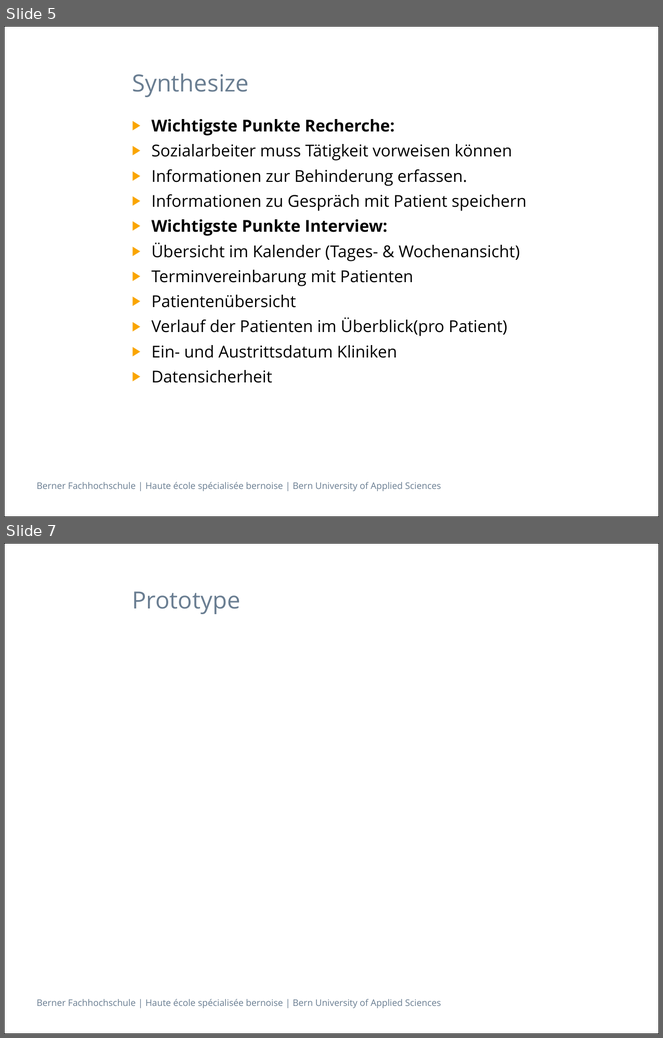
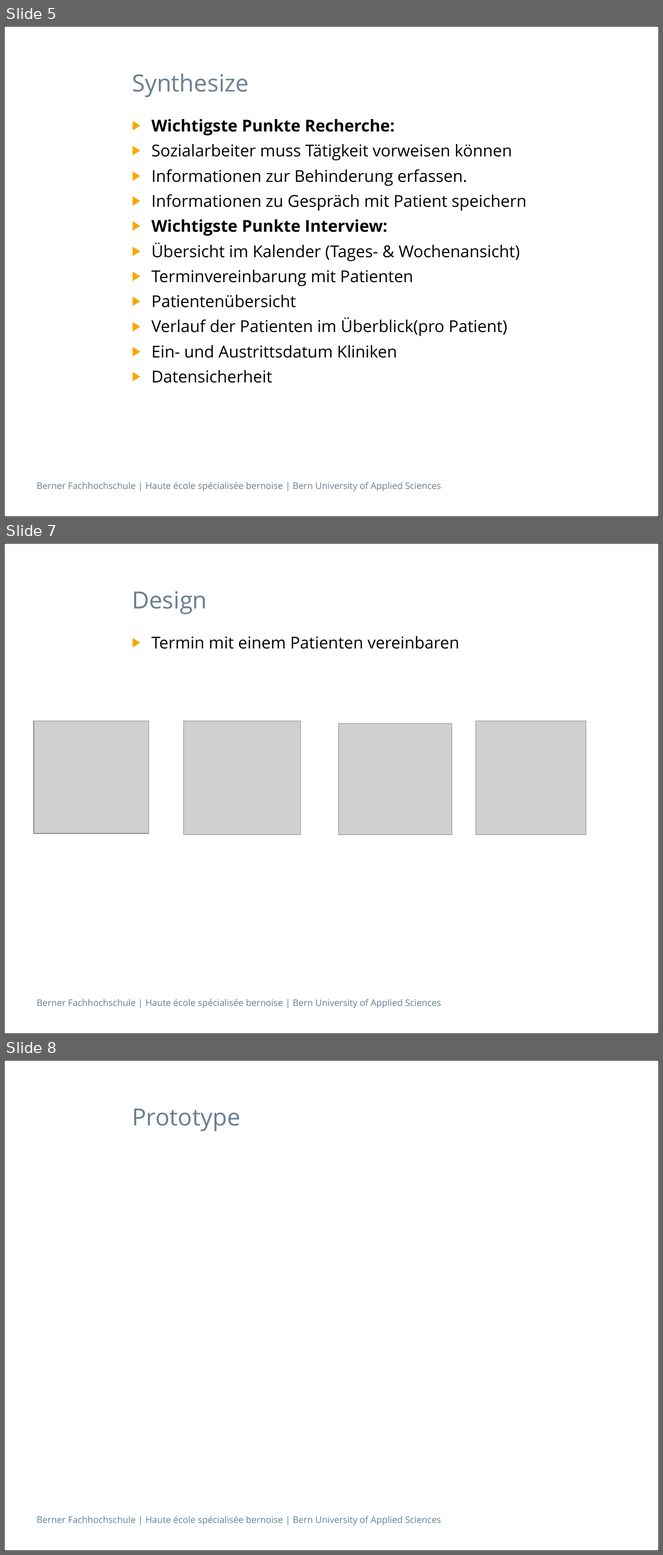
Before and after one commit to isels1/ch.bfh.btx8081.w2015.blue, a slide deck: doc/Task03/Task3.pptx. Shown one above the other, each under a label of ours: slides 5 and 7 before the commit, slides 5, 7 and 8 after it; the slides between them are not shown. The pictures are 663x1038 and 663x1555 pixels, drawn with LibreOffice and Linux fonts; fonts in the diff are those of the drawing; grey boxes stand for pictures. Boxes give left, top, right and bottom in pixels: in the first picture for what was removed or moved away, otherwise in the second. Text is boxed around its words. In the diff, an @@ line names an element or a change of style, - is before the commit and + after.

```diff
--- a/doc/Task03/Task3.pptx
+++ b/doc/Task03/Task3.pptx
@@ slide 7 added at (4,543,659,1034), background #FFFFFF; not listed: 2 template elements that a slide beside it also shows @@
@@ title added at (132,591,207,614), 26 pt, text #697D91 @@
+Design
@@ text added at (152,636,460,649), 18 pt, text #000000 @@
+▶ Termin mit einem Patienten vereinbaren
@@ picture added at (34,721,149,834) @@
@@ picture added at (183,721,300,835) @@
@@ picture added at (339,723,452,835) @@
@@ picture added at (476,721,586,835) @@
@@ what was slide 7 is now slide 8 @@
```
Also in this commit, not shown: 1 other slide added, 1 slide removed, 1 other file.
